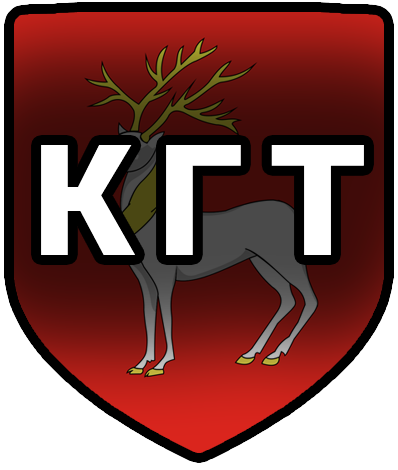
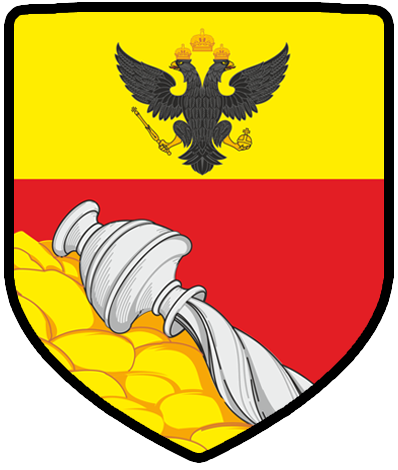
Comparing the layer stacks of the two 398×470 images. Changes:
hid group "Группа 1 копия" (1 layers) over (41, 145, 364, 255)
added layer "Слой 13" above "Слой 12" over (14, 12, 384, 453)
hid "Слой 6" over (14, 12, 384, 453)